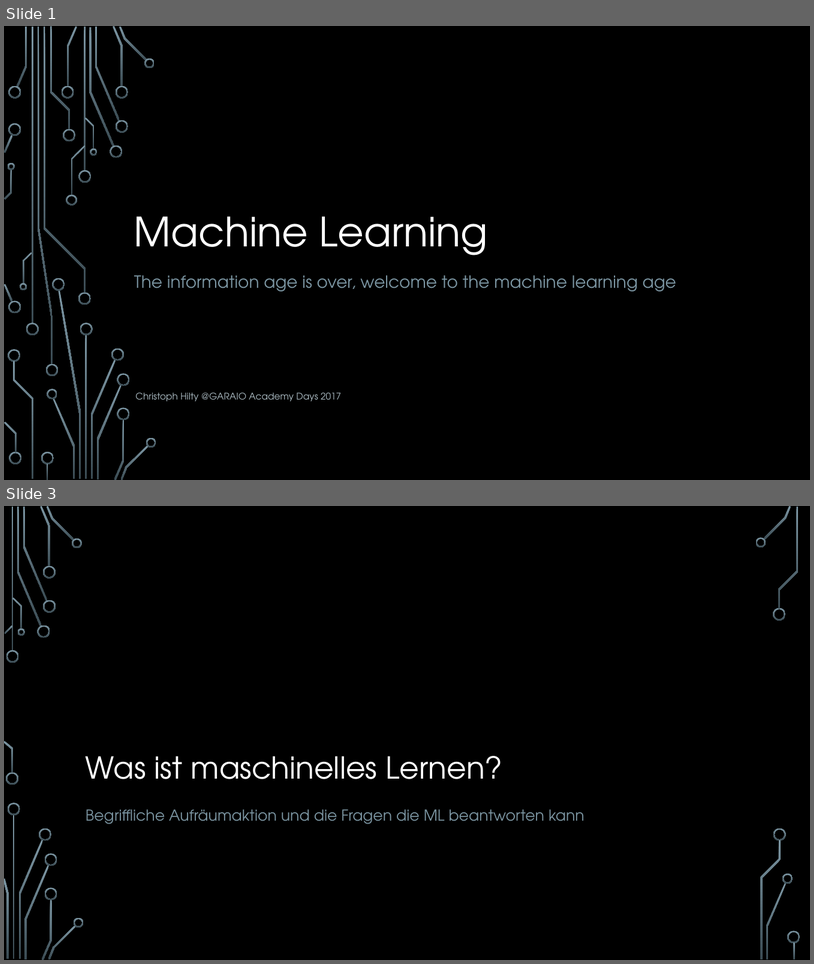
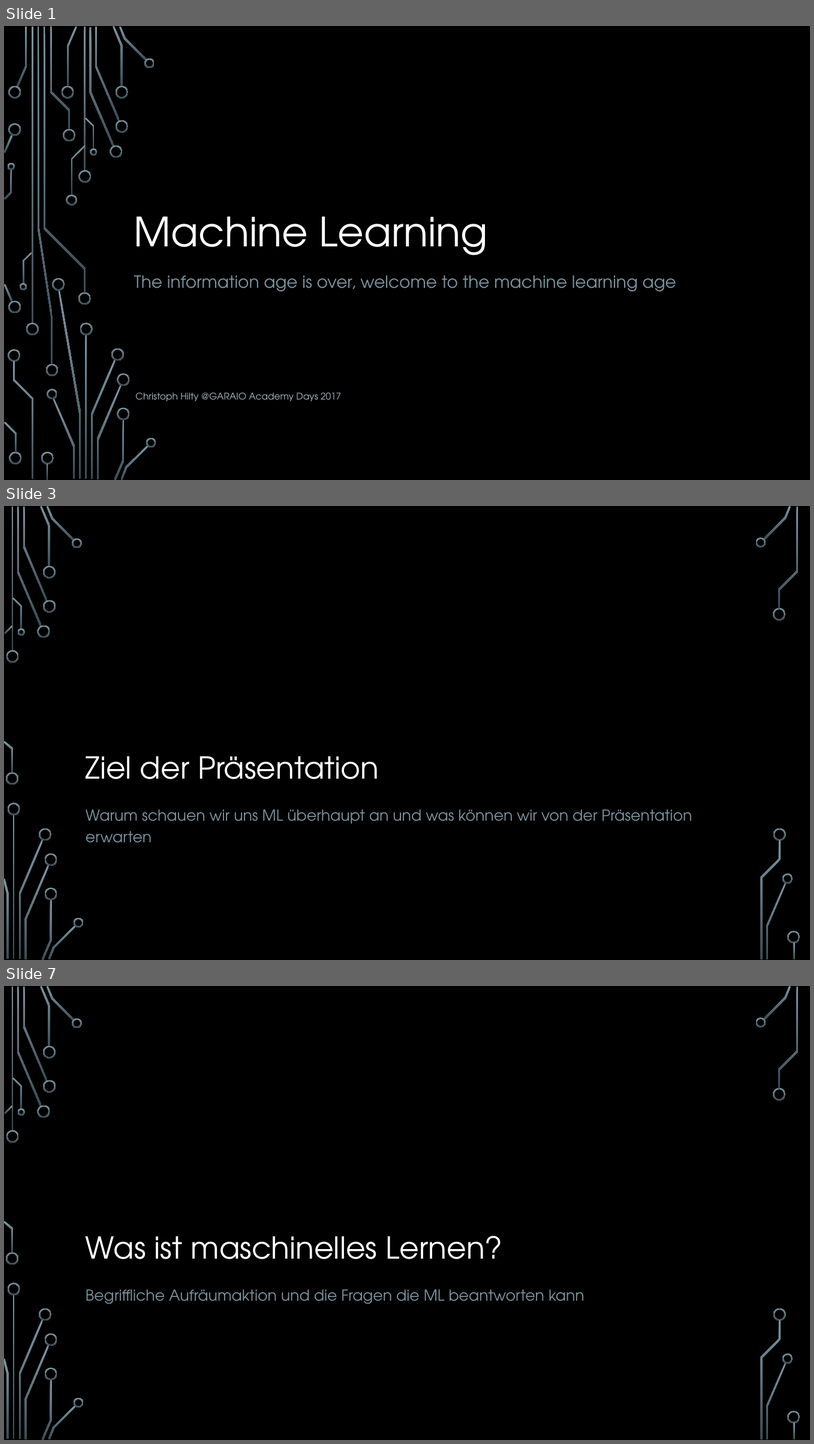
Before and after one commit to hacpro/introduction-machine-learning, a slide deck: presentation.pptx. Shown one above the other, each under a label of ours: slides 1 and 3 before the commit, slides 1, 3 and 7 after it; the slides between them are not shown. The pictures are 814x964 and 814x1444 pixels, drawn with LibreOffice and Linux fonts; fonts in the diff are those of the drawing; background and template pictures are left out. Boxes give left, top, right and bottom in pixels: in the first picture for what was removed or moved away, otherwise in the second. Text is boxed around its words. In the diff, an @@ line names an element or a change of style, - is before the commit and + after.

```diff
--- a/presentation.pptx
+++ b/presentation.pptx
@@ slide 3 added at (4, 506, 810, 960), background picture (left out); not listed: 36 template elements that a slide beside it also shows @@
@@ title added at (86, 756, 379, 779), 36 pt, text #FFFFFF @@
+Ziel der Präsentation
@@ text added at (86, 809, 692, 843), 18 pt, text #7C96A3 @@
+Warum schauen wir uns ML überhaupt an und was können wir von der Präsentation erwarten
@@ what was slide 3 is now slide 7 @@
```
Also in this commit, not shown: 2 slides changed, 3 other slides added, 2 other files.
